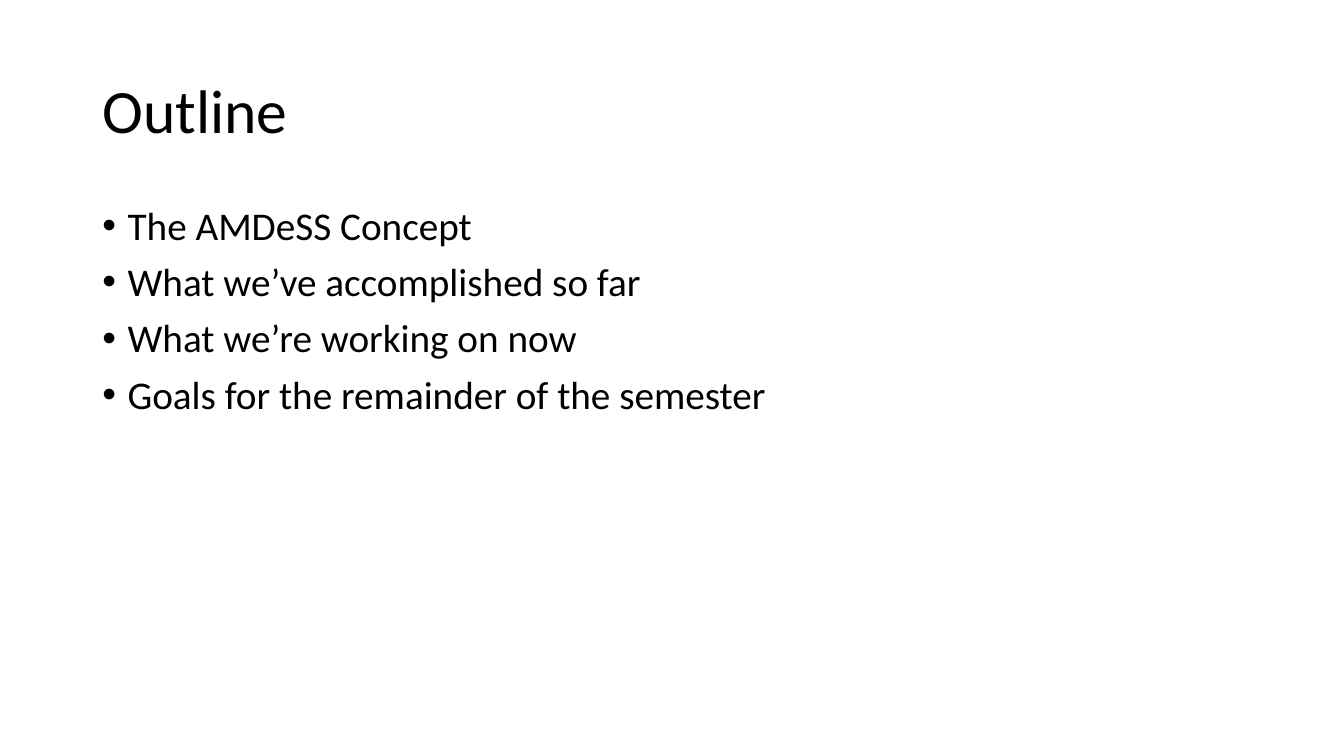
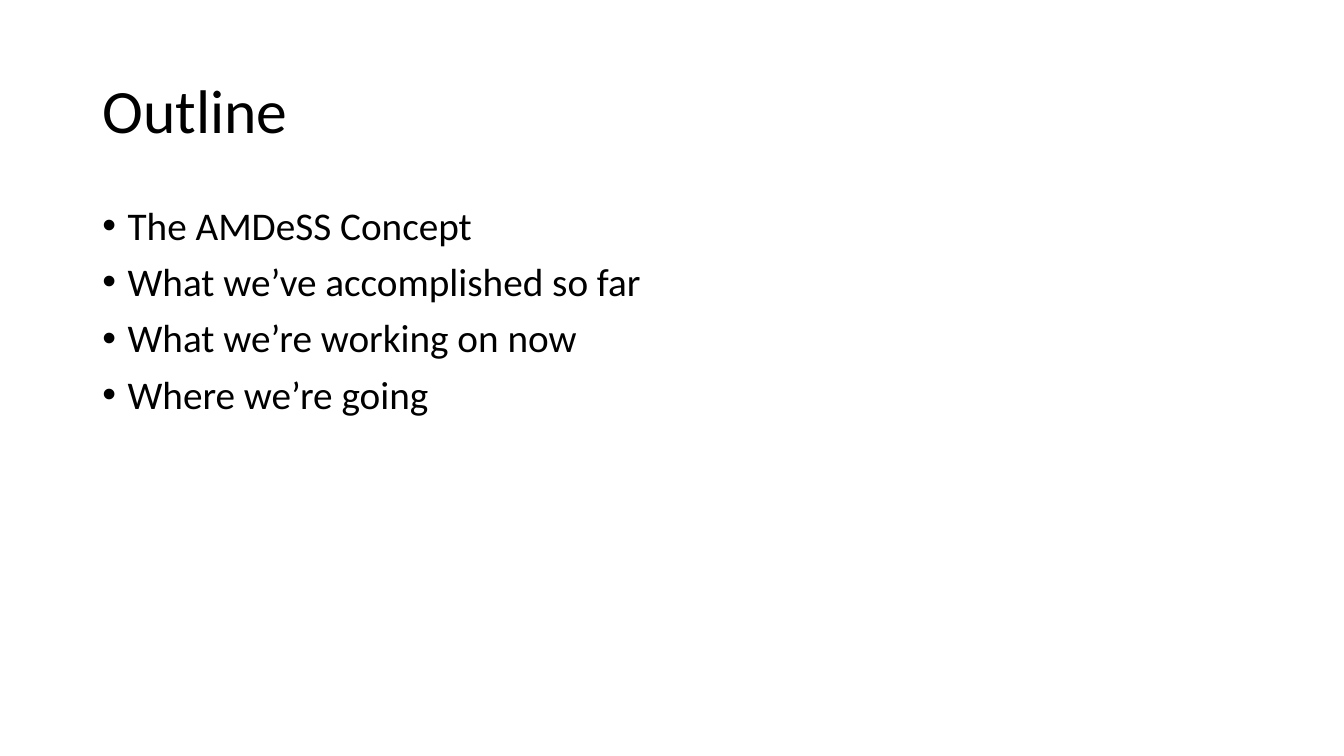
Before and after one commit to jbw3/CPE621Project, a slide deck: slide 2 of docs/AMDeSS_MidtermProgressReport.pptx. Drawn at 1344x756 pixels with LibreOffice and Linux fonts; fonts in the diff are those of the drawing. Boxes give left, top, right and bottom in pixels: in the first picture for what was removed or moved away, otherwise in the second. Text is boxed around its words. In the diff, an @@ line names an element or a change of style, - is before the commit and + after.

```diff
--- a/docs/AMDeSS_MidtermProgressReport.pptx
+++ b/docs/AMDeSS_MidtermProgressReport.pptx
@@ text at bbox=[128, 381, 429, 416]: text changed @@
-• Goals for the remainder of the semester
+• Where we’re going
```
Also in this commit, not shown: 6 other slides changed.
